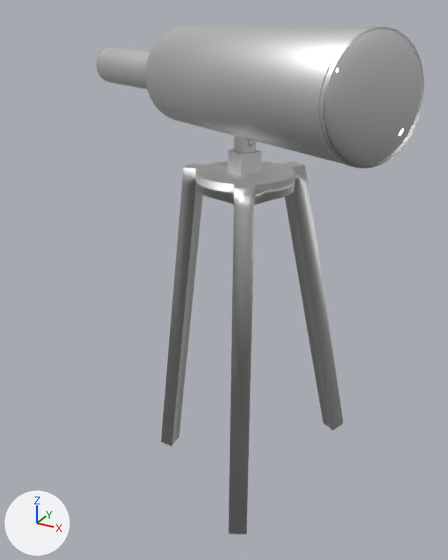
Renders of the Blender file prototypes/telescope.blend from each side of a commit.
Both versions are drawn from a 50 mm camera at (10.72, -12.16, 10.4) aimed at (4.15, -0.21, 4.43). The lights are fixed; the arrows at lower left show +X, +Y and +Z. The first picture is the older version.

Script lines for the objects in view, before the commit:
```python
ob_biglens = bpy.data.objects.new('BigLens', me_sphere)
ob_biglens.location = (8.07, -2.84, 9.15)
ob_biglens.rotation_euler = (0.0, 0.0, 2.624)  # degrees (0, 0, 150)
ob_biglens.scale = (0.279, 1.0, 1.0)
ob_cube = bpy.data.objects.new('Cube', me_cube_002)
ob_cube.location = (5.14, -1.16, 7.56)
ob_cube.rotation_euler = (0.0, 0.0, 2.624)  # degrees (0, 0, 150)
ob_cube.scale = (0.24, 0.24, 0.24)
ob_cylinder = bpy.data.objects.new('Cylinder', me_cylinder_002)
ob_cylinder.location = (5.62, -1.43, 9.1)
ob_cylinder.rotation_euler = (0.0, 1.592, 2.624)  # degrees (0, 91, 150)
ob_cylinder.scale = (1.0, 1.0, 2.91)
ob_cylinder_001 = bpy.data.objects.new('Cylinder.001', me_cylinder_004)
ob_cylinder_001.location = (1.68, 0.81, 9.0)
ob_cylinder_001.rotation_euler = (0.0, 1.592, 2.624)  # degrees (0, 91, 150)
ob_cylinder_001.scale = (0.452, 0.452, 2.7)
ob_cylinder_002 = bpy.data.objects.new('Cylinder.002', me_cylinder_005)
ob_cylinder_002.location = (5.15, -1.15, 7.22)
ob_cylinder_002.rotation_euler = (0.0, 0.0, 2.624)  # degrees (0, 0, 150)
ob_cylinder_002.scale = (1.0, 1.0, -0.165)
ob_torus = bpy.data.objects.new('Torus', me_torus)
ob_torus.location = (5.16, -1.16, 8.15)
ob_torus.rotation_euler = (-1.58, 0.0, 2.624)  # degrees (-91, 0, 150)
ob_torus.scale = (0.231, 0.231, 0.231)
```
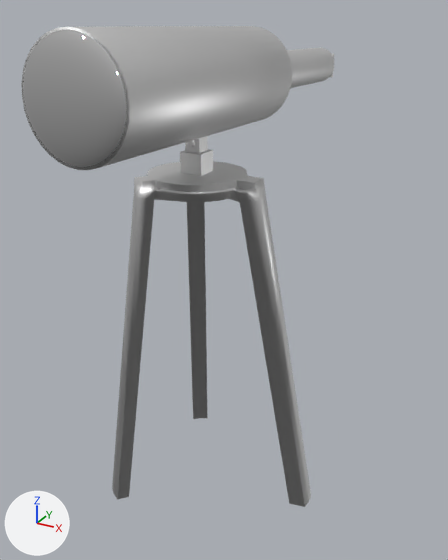
What the commit changed:
me_cylinder_005 is used by ob_cylinder_002; location (5.15, -1.15, 7.22); rotation (0.0, 0.0, 2.624), in degrees (0, 0, 150); scale (1.0, 1.0, -0.165).
me_cylinder_005 had 100 vertices, 70 faces and spanned x -2.0..2.0, y -3.2..1.5, z -1.0..44.0.
me_cylinder_005 now has 100 vertices, 70 faces and spans x -2.0..2.0, y -2.8..1.5, z -1.0..44.0.
me_cylinder_005 part 1: all 12 vertices in x -0.2..0.2, y -3.2..-1.1, z 1.3..43.6 are scaled about their middle by (1, 0.811, 1.01), then moved by (0.0, 0.2, 0.0).
Object 'BigLens' (ob_biglens) moves from (8.07, -2.84, 9.15) to (4.34, -5.02, 9.15).
Object 'BigLens' (ob_biglens) turns from (0, 0, 150) to (0, 0, 91) degrees about x, y and z.
Object 'Cylinder' (ob_cylinder) moves from (5.62, -1.43, 9.1) to (4.32, -2.19, 9.1).
Object 'Cylinder' (ob_cylinder) turns from (0, 91, 150) to (0, 91, 91) degrees about x, y and z.
Object 'Torus' (ob_torus) moves from (5.16, -1.16, 8.15) to (4.33, -1.65, 8.15).
Object 'Torus' (ob_torus) turns from (-91, 0, 150) to (-91, 0, 91) degrees about x, y and z.
Object 'Cube' (ob_cube) moves from (5.14, -1.16, 7.56) to (4.32, -1.64, 7.56).
Object 'Cube' (ob_cube) turns from (0, 0, 150) to (0, 0, 91) degrees about x, y and z.
Object 'Cylinder.002' (ob_cylinder_002) moves from (5.15, -1.15, 7.22) to (4.33, -1.65, 7.22).
Object 'Cylinder.002' (ob_cylinder_002) turns from (0, 0, 150) to (0, 0, 91) degrees about x, y and z.

Boxes (x1, y1, x2, y2) around the edits, measured in the pictures (448 x 560 px; the box of a moved part takes in the faces that stretch with it):
'Cylinder.002', reshaped, moved, turned
    before: (161, 161, 343, 534)
    after: (112, 161, 311, 507)
'Cylinder', moved, turned
    before: (145, 26, 424, 168)
    after: (21, 26, 292, 170)
'BigLens', moved, turned
    before: (318, 29, 422, 168)
    after: (23, 29, 126, 170)
'Cube', moved, turned
    before: (228, 136, 262, 176)
    after: (180, 136, 213, 176)
'Torus', moved, turned (mostly hidden)
    before: (248, 140, 254, 147)
    after: (188, 140, 195, 147)
part 1 of me_cylinder_005, moved or reshaped
    before: (218, 165, 343, 431)
    after: (156, 174, 311, 507)
